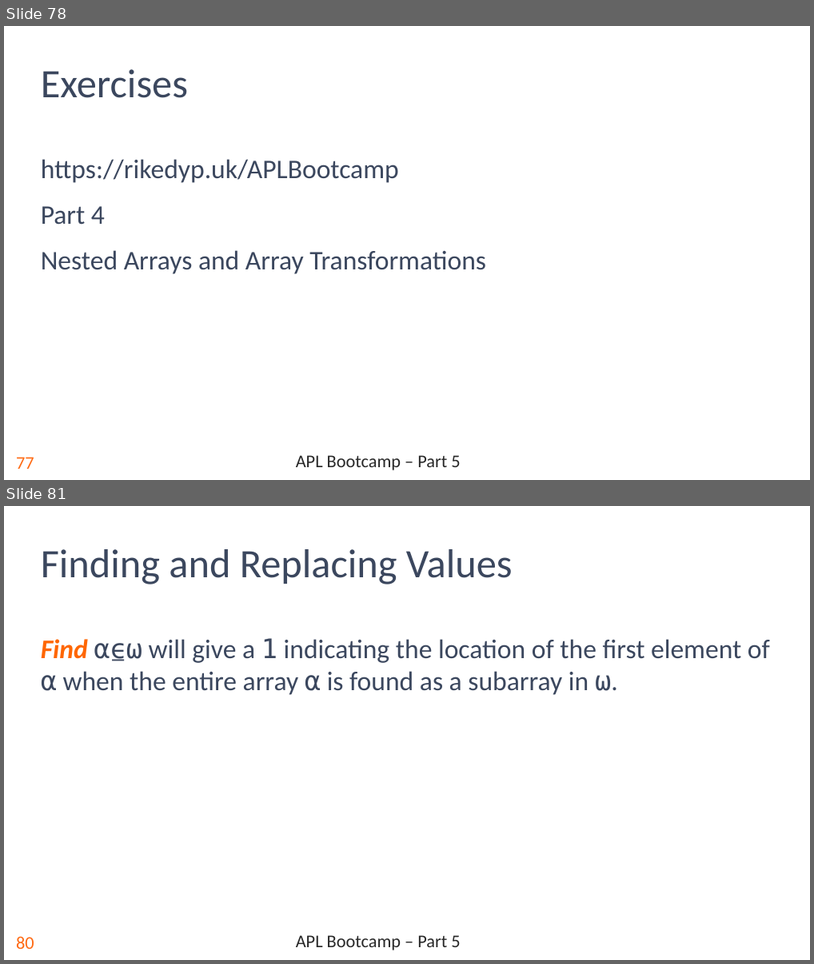
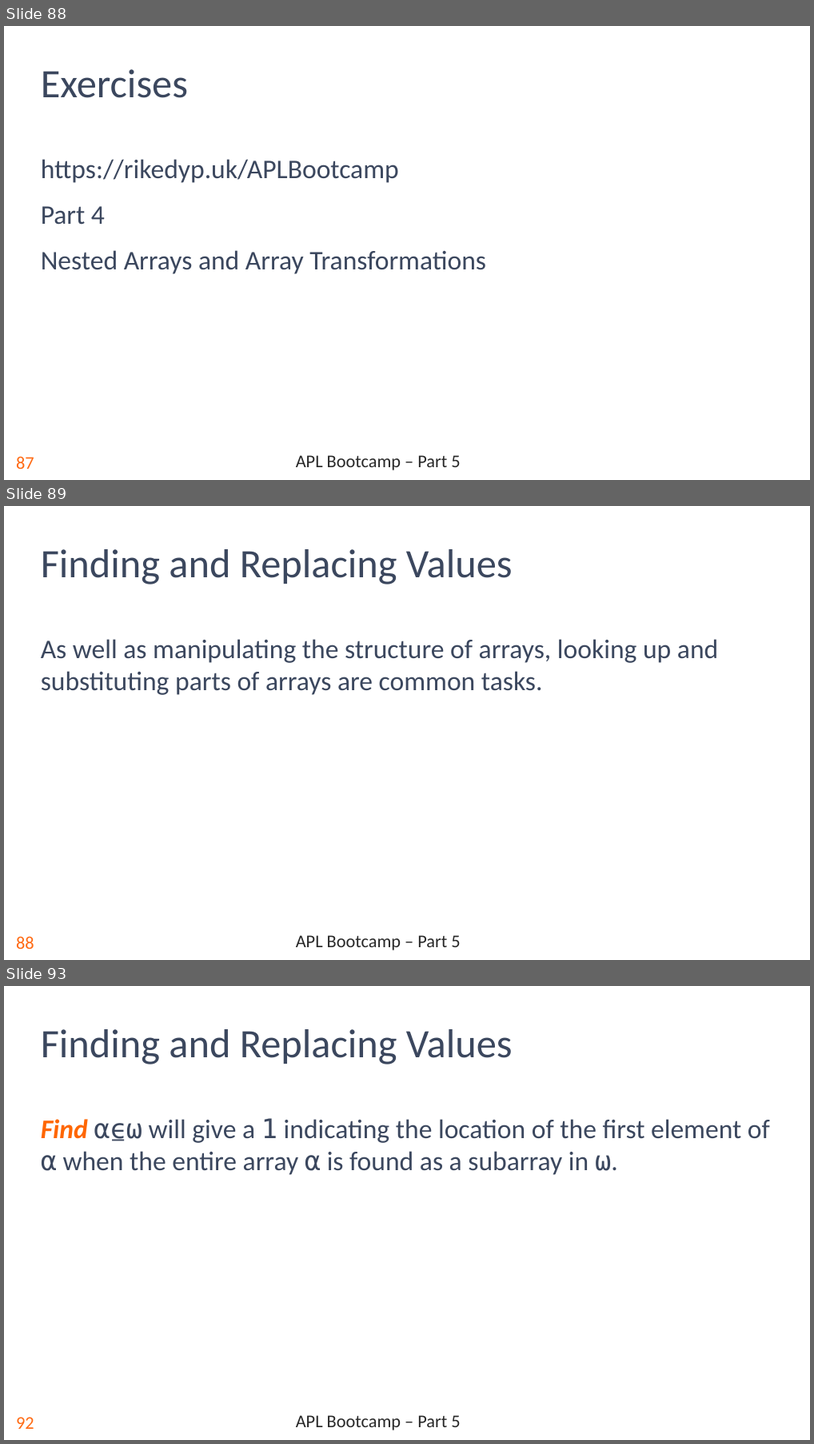
Before and after one commit to rikedyp/APLBootcamp, a slide deck: slides/APL_Bootcamp-part-5.pptx. Shown one above the other, each under a label of ours: slides 78 and 81 before the commit, slides 88, 89 and 93 after it; the slides between them are not shown. The pictures are 814x964 and 814x1444 pixels, drawn with LibreOffice and Linux fonts; fonts in the diff are those of the drawing; background and template pictures are left out. Boxes give left, top, right and bottom in pixels: in the first picture for what was removed or moved away, otherwise in the second. Text is boxed around its words. In the diff, an @@ line names an element or a change of style, - is before the commit and + after.

```diff
--- a/slides/APL_Bootcamp-part-5.pptx
+++ b/slides/APL_Bootcamp-part-5.pptx
@@ slide 89 added at box(4, 506, 810, 960), background #FFFFFF; not listed: 2 template elements that a slide beside it also shows @@
@@ title added at box(41, 549, 513, 584), 36 pt, text #3B475E @@
+Finding and Replacing Values
@@ text added at box(41, 639, 718, 695), 24 pt, text #3B475E @@
+As well as manipulating the structure of arrays, looking up and substituting parts of arrays are common tasks.
@@ what was slide 78 is now slide 88 @@
@@ page number at box(16, 456, 34, 468): text changed @@
-77
+87
@@ what was slide 81 is now slide 93 @@
@@ page number at box(16, 1416, 34, 1428): text changed @@
-80
+92
```
Also in this commit, not shown: 6 slides changed, 12 other slides added, 1 slide removed.
